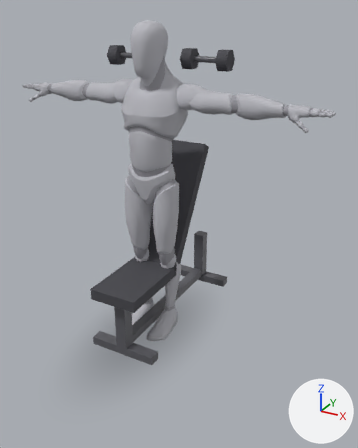
The glTF model app/src/main/assets/mannequins/db_incline_press_60.glb, before and after one commit.
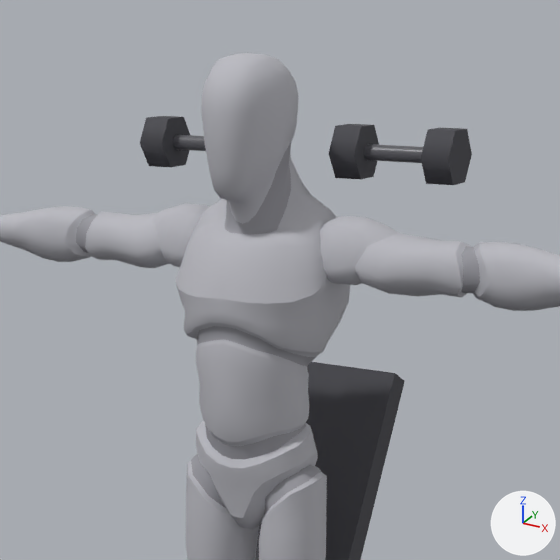
Each version appears first whole from a 50 mm camera at (1.453, -2.323, 1.896) aimed at (0.209, -0.06, 0.765), and next in a close-up on the part from 15% to 75% of the width and 0% to 48% of the height. Every picture has the same lights, and +X, +Y and +Z are marked at lower right. The older version's two pictures come first. Where no turn or scale is listed for an object, it has been applied to the vertices.

The first close-up shows 'bench_back_pad', 'body', 'body_1', 'dumbbell_l_0', 'dumbbell_l_1', 'dumbbell_l_2', 'dumbbell_r_0', 'dumbbell_r_1'.
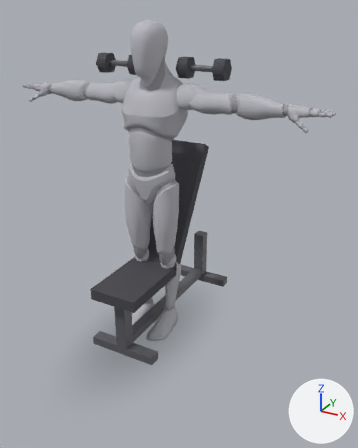
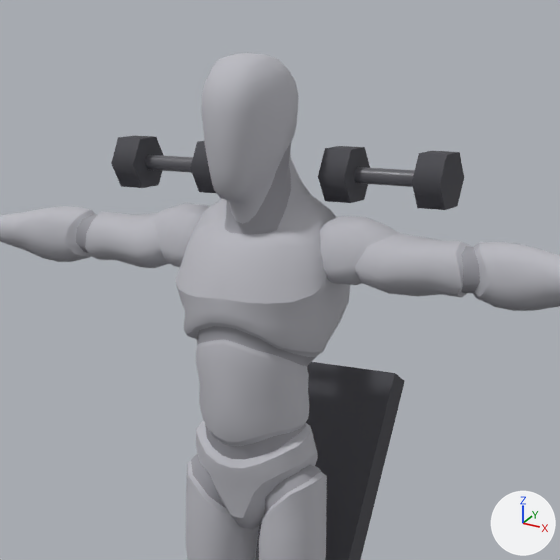
Changed parts and their boxes [x1, y1, x2, y2] in the close-ups (560 x 560 px):
'dumbbell_l_1', moved
    before: [421, 128, 472, 185]
    after: [412, 151, 464, 210]
'dumbbell_r_1', moved
    before: [140, 116, 190, 167]
    after: [111, 136, 164, 188]
'dumbbell_l_2', moved
    before: [329, 124, 379, 180]
    after: [318, 146, 370, 203]
'dumbbell_l_0', moved
    before: [364, 144, 423, 163]
    after: [354, 167, 415, 187]
'dumbbell_r_0', moved
    before: [173, 135, 206, 151]
    after: [145, 155, 193, 173]
'dumbbell_r_2', moved (not visible before)
    after: [190, 141, 216, 193]

Patch to the scene script:
```diff
--- a/app/src/main/assets/mannequins/db_incline_press_60.glb.py
+++ b/app/src/main/assets/mannequins/db_incline_press_60.glb.py
@@ ob_dumbbell_r_0 @@
 ob_dumbbell_r_0 = bpy.data.objects.new('dumbbell_r_0', me_mesh_2)
-ob_dumbbell_r_0.location = (-0.241, 0.194, 1.635)
+ob_dumbbell_r_0.location = (-0.261, 0.113, 1.597)
@@ ob_dumbbell_r_1 @@
 ob_dumbbell_r_1 = bpy.data.objects.new('dumbbell_r_1', me_mesh_3)
-ob_dumbbell_r_1.location = (-0.241, 0.194, 1.635)
+ob_dumbbell_r_1.location = (-0.261, 0.113, 1.597)
@@ ob_dumbbell_r_2 @@
 ob_dumbbell_r_2 = bpy.data.objects.new('dumbbell_r_2', me_mesh_4)
-ob_dumbbell_r_2.location = (-0.241, 0.194, 1.635)
+ob_dumbbell_r_2.location = (-0.261, 0.113, 1.597)
@@ ob_dumbbell_l_0 @@
 ob_dumbbell_l_0 = bpy.data.objects.new('dumbbell_l_0', me_mesh_5)
-ob_dumbbell_l_0.location = (0.241, 0.194, 1.635)
+ob_dumbbell_l_0.location = (0.261, 0.113, 1.597)
@@ ob_dumbbell_l_1 @@
 ob_dumbbell_l_1 = bpy.data.objects.new('dumbbell_l_1', me_mesh_6)
-ob_dumbbell_l_1.location = (0.241, 0.194, 1.635)
+ob_dumbbell_l_1.location = (0.261, 0.113, 1.597)
@@ ob_dumbbell_l_2 @@
 ob_dumbbell_l_2 = bpy.data.objects.new('dumbbell_l_2', me_mesh_7)
-ob_dumbbell_l_2.location = (0.241, 0.194, 1.635)
+ob_dumbbell_l_2.location = (0.261, 0.113, 1.597)
```
